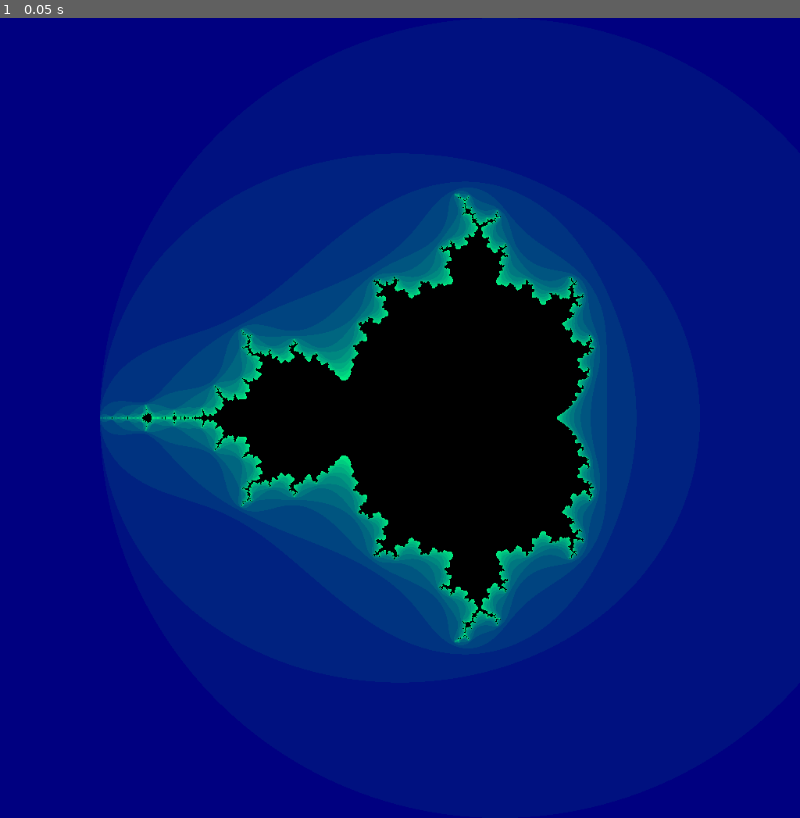
Above: before the commit, frame 1.
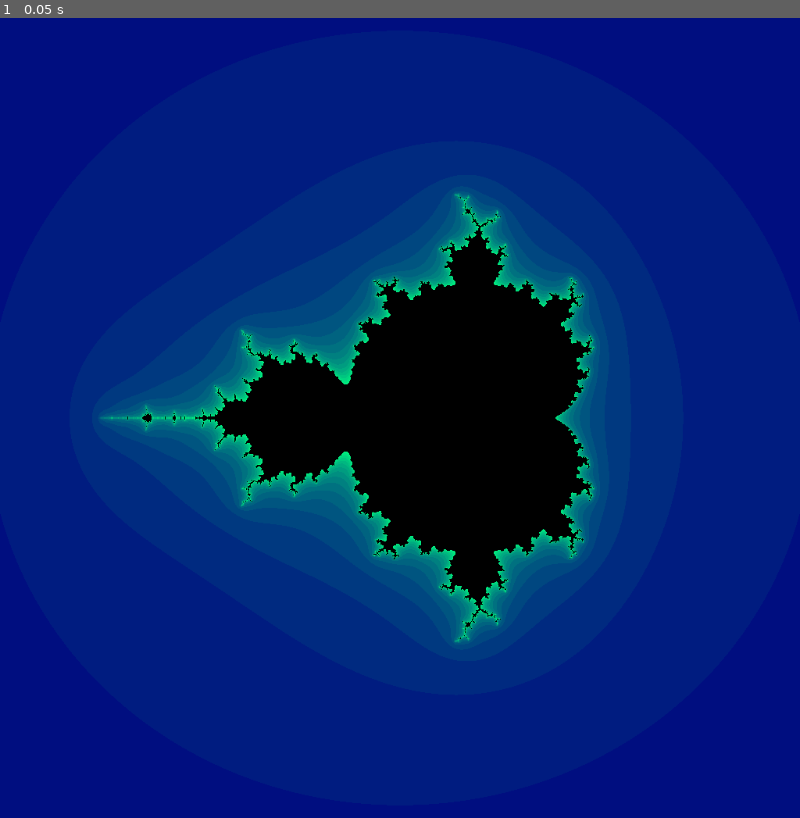
Above: after the commit, the same moment.

Repository: kirkatia98/mandelbrot
Game: Godot game, scene res://root.tscn
Two runs of this game, one before a commit and one after it. Both use one fixed random seed, a clock stepped at 60 frames per second and the inputs below.
Inputs:
- Up to frame 1 (0.05 s): no input

The runs differ from the first frame. In frame 1, 14% of the frame differs, in the area x 0-80%, y 1-99%.

Commit message:
simplify shader logic

Diff:
--- a/mandlebrot.gdshader
+++ b/mandlebrot.gdshader
@@ -18,7 +18,9 @@
     return vec2(rpart,ipart);
 }
 
-#define LOOPS  15
+#define LOOPS  18
+
+
 
 
 void fragment() {
@@ -27,29 +29,25 @@
 	vec2 z = vec2(0);
 
 	vec2 zp;
-	float dist;
-	bool M = true;
-	float esc;
+	int esc;
 
 	for(int loops = 0; loops < LOOPS; loops++){
 		zp = cx_mul(z, z) + c;
-		dist = (zp.x * zp.x) + (zp.y * zp.y);
-
 		z = zp;
 
-		M = M && abs(dist) <= 4.0;
-		if(!M){
-			esc = float(loops);
+		// compute if it's escaped
+		if(length(zp) >= 4.0){
+			esc = loops;
 			break;
 		}
 	}
 
 
-	if(M)
+	if(esc == LOOPS)
 	{
 		COLOR = vec4(vec3(0), 1);
 	} else
 	{
-		COLOR = vec4(0.0, esc/float(LOOPS), 0.5, 1.0);
+		COLOR = vec4(0.0, float(esc)/float(LOOPS), 0.5, 1.0);
 	}
 }
